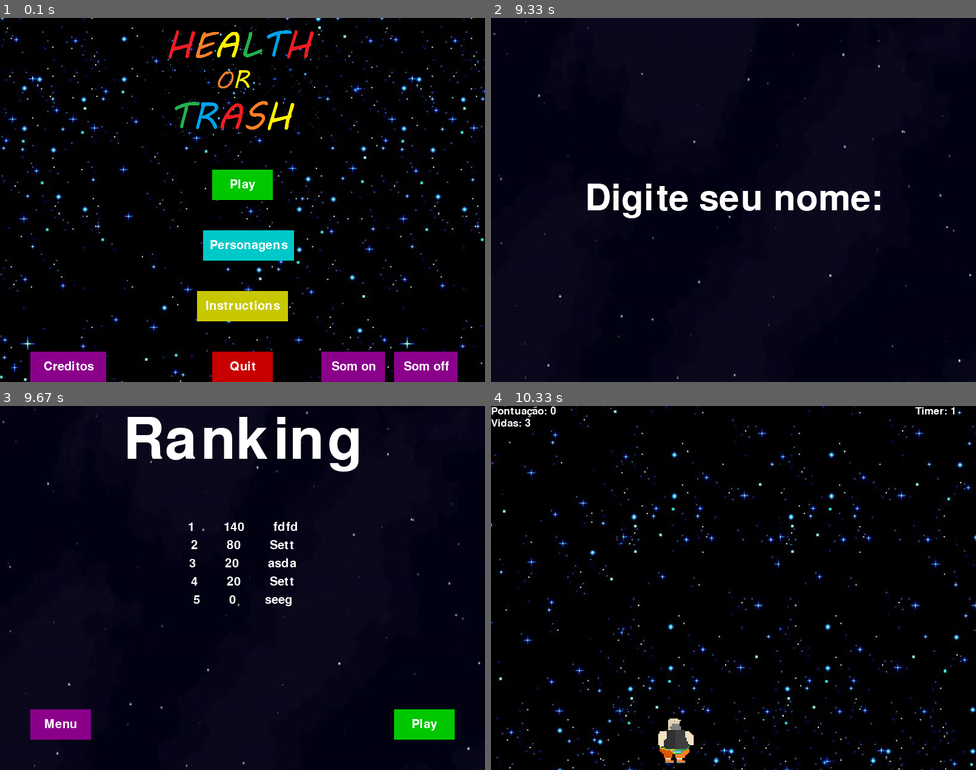
Above: before the commit, frames 1-4 (two rows, left to right).
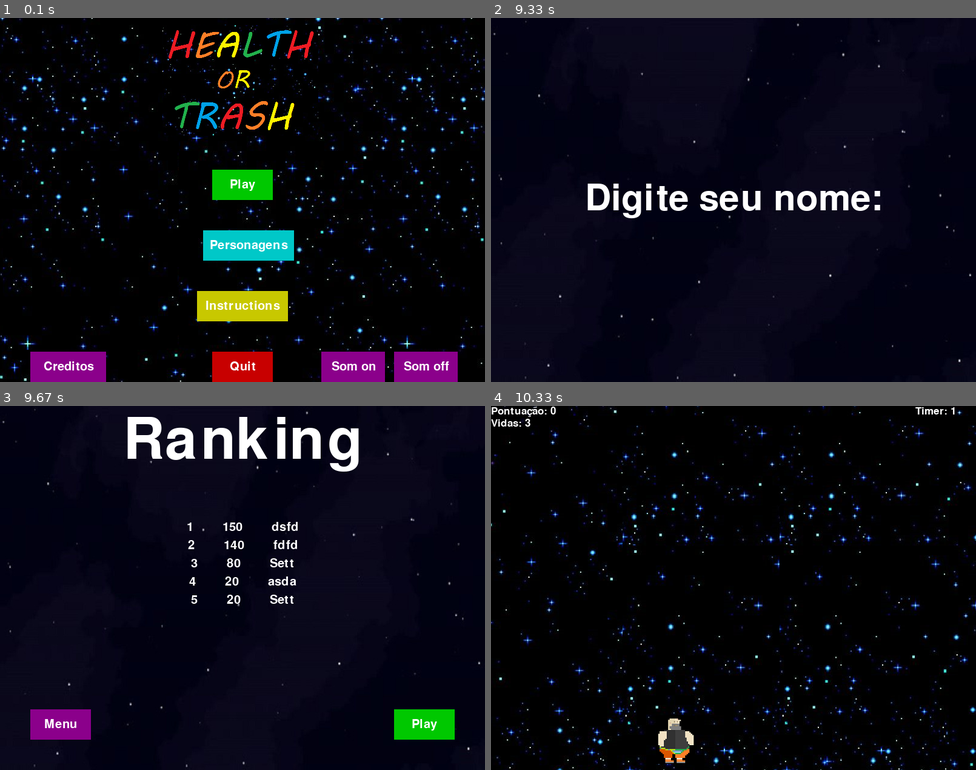
Above: after the commit, the same moments.

Repository: Sarahbf/Health-or-Trash
Game: pygame game, started from Jogo/menu.py
Two runs of this game, one before a commit and one after it. Both use one fixed random seed, a clock stepped at 60 frames per second and the inputs below.
Inputs (mouse positions are in pixels of both pictures, inside the frame that each line leads up to):
- Up to frame 1 (0.1 s): no input
- Up to frame 2 (9.33 s): click "Som on" at 0.38 s; click "Som off" at 0.72 s; click (796, 101) at 1.05 s; click (752, 243) at 1.38 s; click "Play" at 1.72 s; hold Left 2-2.53 s; move the mouse to (675, 174) at 2.03 s; hold Down 2.57-2.87 s; hold Left 2.9-3.3 s; hold Up 3.33-3.7 s; hold Right 3.73-4.37 s; hold Down 4.4-4.77 s; hold Left 4.8-5.27 s; hold Right 5.3-5.77 s; hold Up 5.8-6.1 s; hold Right 6.13-6.6 s; hold Left 6.63-7.17 s; hold Down 7.2-7.5 s; tap Enter at 9.27 s
- Up to frame 3 (9.67 s): no input
- Up to frame 4 (10.33 s): click "Play" at 9.75 s; hold Left from 10.03 s (still down); move the mouse to (723, 711) at 10.07 s

Frames 1-2 are identical in both runs. In frame 3, 0.9% of the frame differs, in the area x 38-62%, y 31-55%; in frame 4, nothing differs.

Commit message:
add sounf effects
Signed-off-by: Guilherme Sette <guilhermesette@outlook.com>

Diff:
--- a/Bas.csv
+++ b/Bas.csv
@@ -9,3 +9,8 @@
 0,fdfdsfsss
 140,fdfdsfsssSette
 20,Sette
+0,gugu
+0,ssdfdf
+0,ssdfdfdsdsd
+150,dsfdfdf
+0,jjj
--- a/Jogo/menu.py
+++ b/Jogo/menu.py
@@ -70,8 +70,8 @@
 #sons musicais
 dodge = 0 #varíavel para contar quantos objetos desviados
 py.mixer.init() #inicia a função para música do jogo
-py.mixer.music.load('Jogo/music/trilha_top_gear.mp3')#carrega a música no jogo
-py.mixer.music.play(-1)#coloca para tocar a música indefinidamente
+py.mixer.Channel(0).play(py.mixer.Sound('Jogo/music/trilha_top_gear.mp3'), maxtime=-1)
+py.mixer.Channel(0).set_volume(0.03)
 
 #movimento do gif  em menus
 balcont = 1#varíavel para contar a mudança de frames
@@ -222,6 +222,8 @@
     nome = input()#chama o input
 
 def game_over():#função para mostrar uma mensagem ao chamar a função de mensagem
+    py.mixer.Channel(3).play(py.mixer.Sound('Jogo/music/gameover.mp3'))
+    py.mixer.Channel(3).set_volume(0.1)
     message_display("Game Over!")#texto dentro da função de mensagem para ser definido como a variavel text
     score.reset()
     timer -= clock.tick()#reseta timer
@@ -232,9 +234,13 @@
     return VIDAS.quantity == 0
 
 def health_food_colision():
+    py.mixer.Channel(1).play(py.mixer.Sound('Jogo/music/good.mp3'))
+    py.mixer.Channel(1).set_volume(0.1)
     score.sum_health_food()
 
 def unhealth_food_colision():
+    py.mixer.Channel(2).play(py.mixer.Sound('Jogo/music/wrong.mp3'))
+    py.mixer.Channel(2).set_volume(0.1)
     score.sum_unhealth_food()
     VIDAS.decrease()
     if is_game_over():
@@ -372,10 +378,10 @@
         clock.tick(30)
 
 def pause_music():
-    py.mixer.music.pause()
+    py.mixer.Channel(0).pause()
 
 def unpause_music():
-    py.mixer.music.unpause()
+    py.mixer.Channel(0).unpause()
 
 
 def game_creditos():#função para créditos
